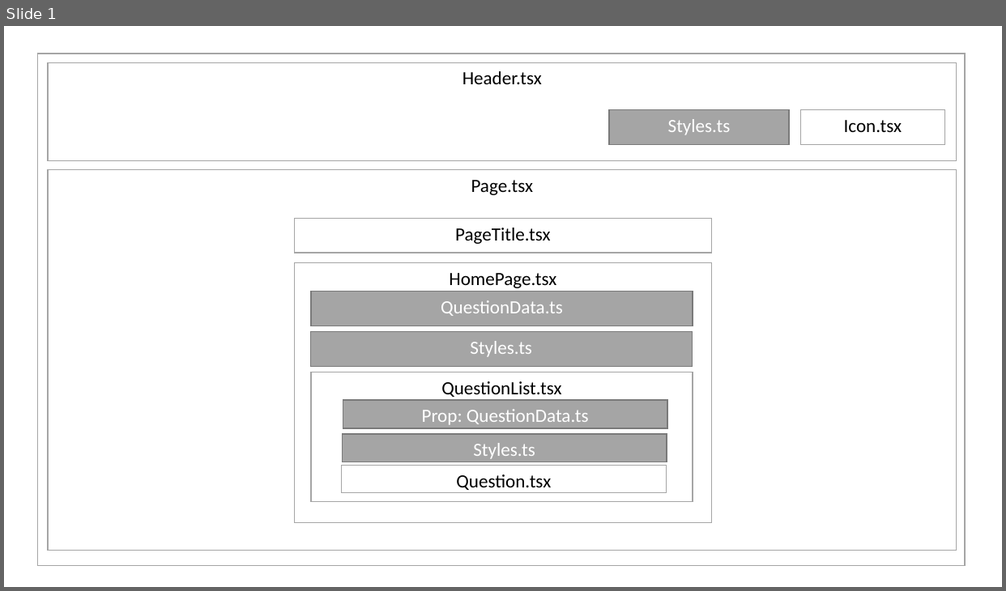
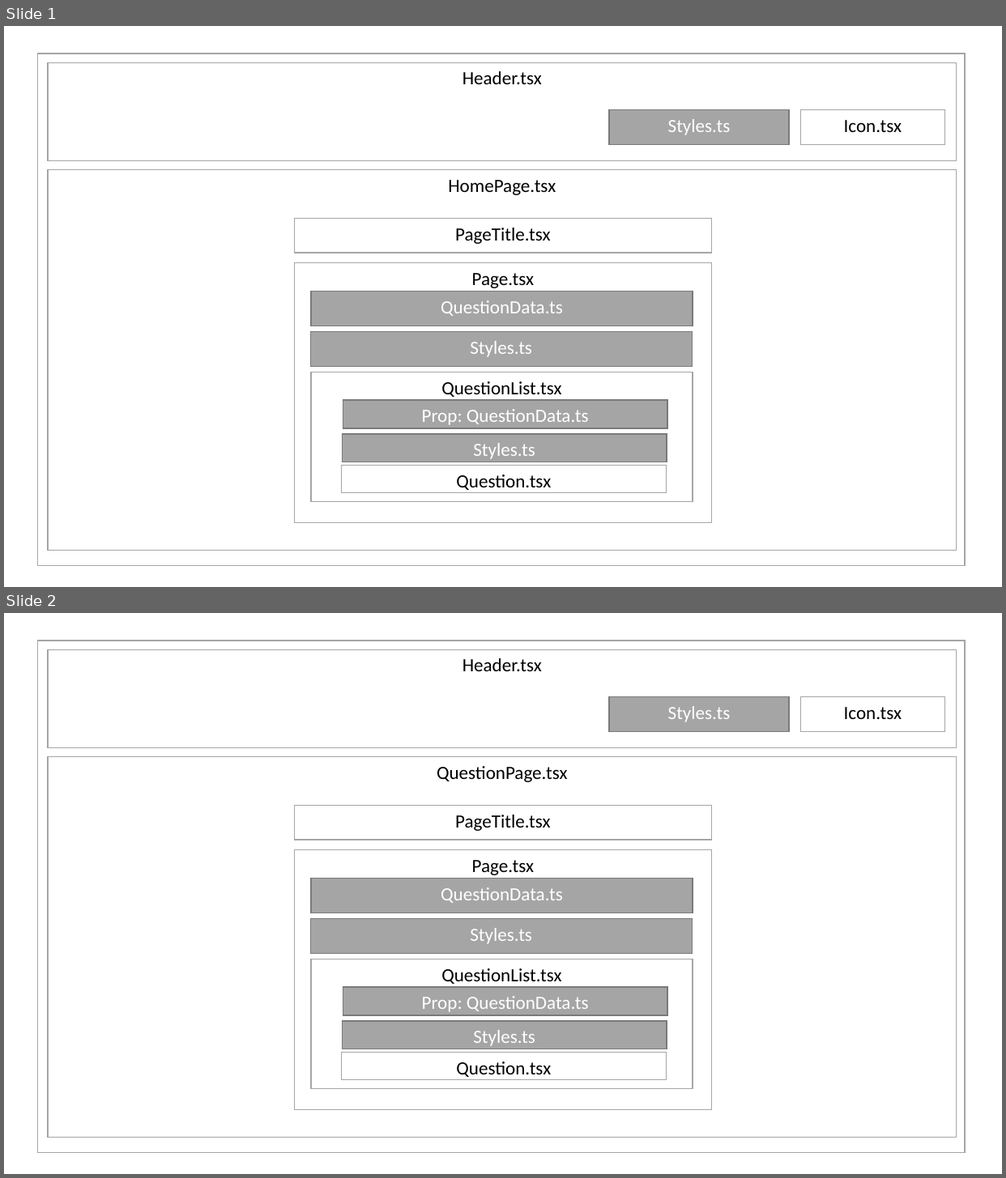
Before and after one commit to assadf/QAndAFrontend, a slide deck: ComponentStructure.pptx. Shown one above the other, each under a label of ours: slide 1 before the commit, slides 1 and 2 after it. The pictures are 1006x591 and 1006x1178 pixels, drawn with LibreOffice and Linux fonts; fonts in the diff are those of the drawing. Boxes give left, top, right and bottom in pixels: in the first picture for what was removed or moved away, otherwise in the second. Text is boxed around its words. In the diff, an @@ line names an element or a change of style, - is before the commit and + after.

```diff
--- a/ComponentStructure.pptx
+++ b/ComponentStructure.pptx
@@ slide 2 added at bbox=[4, 613, 1002, 1174], background #FFFFFF @@
@@ rectangle added at bbox=[38, 641, 965, 1152], fill #FFFFFF, outline #A5A5A5 1 pt @@
@@ rectangle added at bbox=[49, 649, 957, 747], fill #FFFFFF, outline #A5A5A5 1 pt, 18 pt, text #000000 @@
+Header.tsx
@@ rectangle added at bbox=[609, 697, 789, 732], fill #A5A5A5, outline #7A7A7A 1 pt, 18 pt, text #FFFFFF @@
+Styles.ts
@@ rectangle added at bbox=[800, 697, 945, 732], fill #FFFFFF, outline #A5A5A5 1 pt, 18 pt, text #000000 @@
+Icon.tsx
@@ rectangle added at bbox=[49, 756, 957, 1138], fill #FFFFFF, outline #A5A5A5 1 pt, 18 pt, text #000000 @@
+QuestionPage.tsx
@@ rectangle added at bbox=[295, 806, 712, 840], fill #FFFFFF, outline #A5A5A5 1 pt, 18 pt, text #000000 @@
+PageTitle.tsx
@@ rectangle added at bbox=[295, 850, 712, 1110], fill #FFFFFF, outline #A5A5A5 1 pt, 18 pt, text #000000 @@
+Page.tsx
@@ rectangle added at bbox=[311, 879, 692, 914], fill #A5A5A5, outline #7A7A7A 1 pt, 18 pt, text #FFFFFF @@
+QuestionData.ts
@@ rectangle added at bbox=[310, 919, 692, 954], fill #A5A5A5, outline #7A7A7A 1 pt, 18 pt, text #FFFFFF @@
+Styles.ts
@@ rectangle added at bbox=[311, 960, 692, 1089], fill #FFFFFF, outline #A5A5A5 1 pt, 18 pt, text #000000 @@
+QuestionList.tsx
@@ rectangle added at bbox=[343, 987, 668, 1016], fill #A5A5A5, outline #7A7A7A 1 pt, 18 pt, text #FFFFFF @@
+Prop: QuestionData.ts
@@ rectangle added at bbox=[343, 1022, 667, 1050], fill #A5A5A5, outline #7A7A7A 1 pt, 18 pt, text #FFFFFF @@
+Styles.ts
@@ rectangle added at bbox=[342, 1053, 667, 1080], fill #FFFFFF, outline #A5A5A5 1 pt, 18 pt, text #000000 @@
+Question.tsx
@@ slide 1 changed as well @@
@@ text in rectangle at bbox=[448, 180, 556, 195]: text changed @@
-Page.tsx
+HomePage.tsx
@@ text in rectangle at bbox=[472, 273, 534, 288]: text changed @@
-HomePage.tsx
+Page.tsx
```
Also in this commit, not shown: 2 other files.
